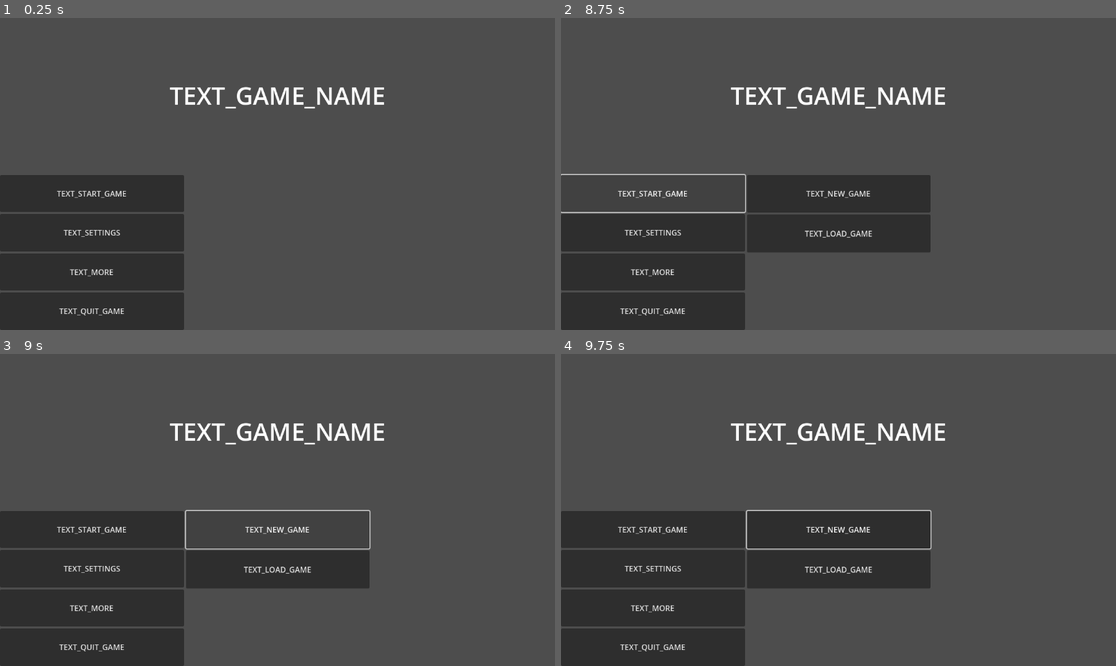
Above: before the commit, frames 1-4 (two rows, left to right).
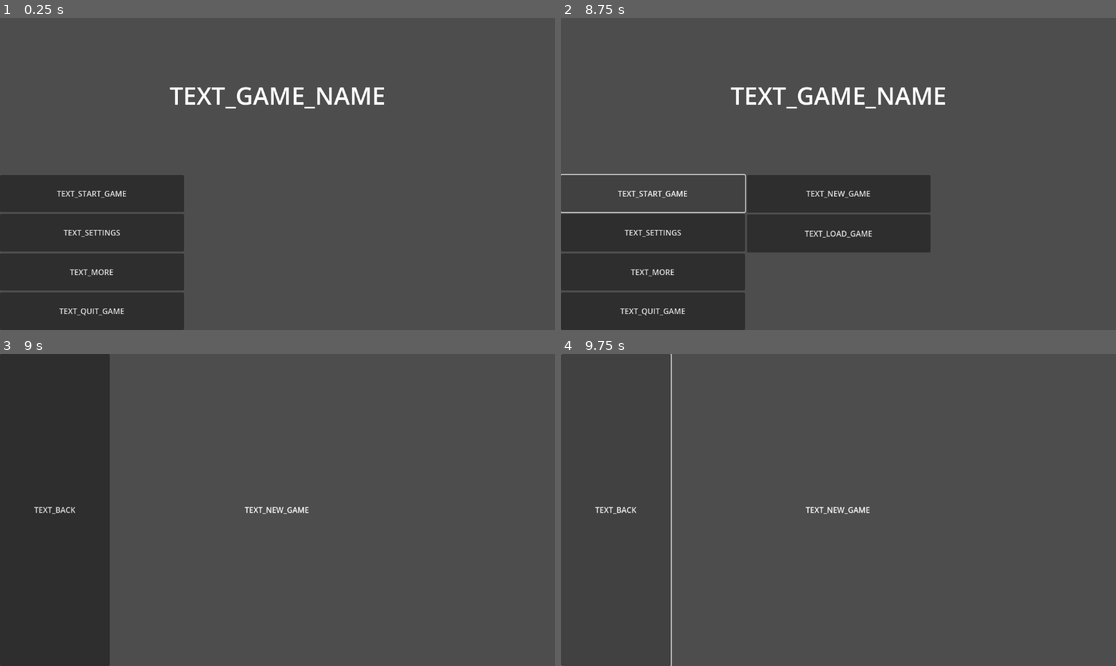
Above: after the commit, the same moments.

Repository: Neutron12138/Game-Framework-old
Game: Godot game, scene res://interfaces/blank.tscn
Two runs of this game, one before a commit and one after it. Both use one fixed random seed, a clock stepped at 60 frames per second and the inputs below.
Inputs (mouse positions are in pixels of both pictures, inside the frame that each line leads up to):
- Up to frame 1 (0.25 s): no input
- Up to frame 2 (8.75 s): click "TEXT_SETTINGS" at 0.5 s; click "TEXT_BACK" at 1.25 s; click "TEXT_START_GAME" at 2 s; click "TEXT_START_GAME" at 2.75 s; click "TEXT_MORE" at 3.5 s; click "TEXT_ABOUT" at 4.25 s; click "TEXT_BACK" at 5 s; click "TEXT_MORE" at 5.75 s; click "TEXT_MODS" at 6.5 s; click "TEXT_MODS" at 7.25 s; click "TEXT_START_GAME" at 8 s
- Up to frame 3 (9 s): click "TEXT_NEW_GAME" at 8.75 s
- Up to frame 4 (9.75 s): click (616, 510) at 9.5 s, where only the run after the commit has a clickable "TEXT_BACK"

Frames 1-2 are identical in both runs. In frame 3, 22% of the frame differs, in the area x 0-70%, y 0-100%; in frame 4, 16%.

Commit message:
Add files via upload

Diff:
--- a/global/constants.gd
+++ b/global/constants.gd
@@ -1,4 +1,25 @@
 class_name Constants
 extends RefCounted
 
+
+
+const GAME_VERSION : Dictionary = {
+	"major" : 0,
+	"minor" : 0,
+	"revision" : 0,
+	"status" : "",
+	"hex" : 0x000000,
+	"string" : "0.0.0"
+}
+const GAME_FRAMEWORK_VERSION : Dictionary = {
+	"major" : 0,
+	"minor" : 0,
+	"revision" : 0,
+	"status" : "",
+	"hex" : 0x000000,
+	"string" : "0.0.0"
+}
+
+
+
 const GAME_FRAMEWORK_LICENSE_PATH : String = "res://assets/GAME_FRAMEWORK_LICENSE.txt"
--- a/global/main.gd
+++ b/global/main.gd
@@ -3,15 +3,9 @@
 
 
 
-static var main : Main = null
 static var global_data : Dictionary = {}
 var mod_initializers : Array[Object] = []
 var configuration : Configuration = null
-
-
-
-func _init() -> void:
-	main = self
 
 
 
--- a/global/resources.gd
+++ b/global/resources.gd
@@ -6,6 +6,7 @@
 const SettingsInterface : PackedScene = preload("res://interfaces/user_interfaces/settings_interface.tscn")
 const Settings : PackedScene = preload("res://interfaces/user_interfaces/settings.tscn")
 const About : PackedScene = preload("res://interfaces/user_interfaces/about.tscn")
+const NewGame : PackedScene = preload("res://interfaces/user_interfaces/new_game.tscn")
 
 const ValueSetter : PackedScene = preload("res://interfaces/value_setters/value_setter.tscn")
 const Vector2ValueSetter : PackedScene = preload("res://interfaces/value_setters/vector2_value_setter.tscn")
--- a/interfaces/user_interfaces/about.gd
+++ b/interfaces/user_interfaces/about.gd
@@ -31,7 +31,7 @@
 
 
 
-func _on_back_pressed() -> void:
+func _on_header_back_request() -> void:
 	SceneTreeUtilities.temp_scene_back(self)
 
 
--- a/interfaces/user_interfaces/about.tscn
+++ b/interfaces/user_interfaces/about.tscn
@@ -1,7 +1,7 @@
 [gd_scene load_steps=3 format=3 uid="uid://ddrgx43yjyb3"]
 
 [ext_resource type="Script" path="res://interfaces/user_interfaces/about.gd" id="1_i8lim"]
-[ext_resource type="PackedScene" uid="uid://bnabgu0s2d4da" path="res://interfaces/blank.tscn" id="1_ny315"]
+[ext_resource type="PackedScene" uid="uid://b2uhanojuhssd" path="res://interfaces/widgets/header.tscn" id="2_qvl3l"]
 
 [node name="About" type="VBoxContainer"]
 anchors_preset = 15
@@ -11,27 +11,9 @@
 grow_vertical = 2
 script = ExtResource("1_i8lim")
 
-[node name="HBoxContainer" type="HBoxContainer" parent="."]
+[node name="Header" parent="." instance=ExtResource("2_qvl3l")]
 layout_mode = 2
-size_flags_vertical = 3
-
-[node name="back" type="Button" parent="HBoxContainer"]
-layout_mode = 2
-size_flags_horizontal = 3
-text = "TEXT_BACK"
-
-[node name="Label" type="Label" parent="HBoxContainer"]
-layout_mode = 2
-size_flags_horizontal = 3
-size_flags_vertical = 1
-size_flags_stretch_ratio = 3.0
-text = "TEXT_ABOUT"
-horizontal_alignment = 1
-vertical_alignment = 1
-
-[node name="Blank" parent="HBoxContainer" instance=ExtResource("1_ny315")]
-layout_mode = 2
-size_flags_horizontal = 3
+title = "TEXT_ABOUT"
 
 [node name="options" type="OptionButton" parent="."]
 layout_mode = 2
@@ -53,5 +35,5 @@
 size_flags_horizontal = 3
 size_flags_vertical = 3
 
-[connection signal="pressed" from="HBoxContainer/back" to="." method="_on_back_pressed"]
+[connection signal="back_request" from="Header" to="." method="_on_header_back_request"]
 [connection signal="item_selected" from="options" to="." method="_on_options_item_selected"]
--- /dev/null
+++ b/interfaces/user_interfaces/new_game.gd
@@ -0,0 +1,5 @@
+extends VBoxContainer
+
+
+
+@export var previous_scene : Node = null
--- /dev/null
+++ b/interfaces/user_interfaces/new_game.tscn
@@ -0,0 +1,16 @@
+[gd_scene load_steps=3 format=3 uid="uid://daeuo2oob0pv1"]
+
+[ext_resource type="Script" path="res://interfaces/user_interfaces/new_game.gd" id="1_cl7nu"]
+[ext_resource type="PackedScene" uid="uid://b2uhanojuhssd" path="res://interfaces/widgets/header.tscn" id="2_fqbxw"]
+
+[node name="NewGame" type="VBoxContainer"]
+anchors_preset = 15
+anchor_right = 1.0
+anchor_bottom = 1.0
+grow_horizontal = 2
+grow_vertical = 2
+script = ExtResource("1_cl7nu")
+
+[node name="Header" parent="." instance=ExtResource("2_fqbxw")]
+layout_mode = 2
+title = "TEXT_NEW_GAME"
--- a/interfaces/user_interfaces/settings_interface.gd
+++ b/interfaces/user_interfaces/settings_interface.gd
@@ -34,7 +34,7 @@
 
 
 
-func _on_back_pressed() -> void:
+func _on_header_back_request() -> void:
 	SceneTreeUtilities.temp_scene_back(self)
 
 
--- a/interfaces/user_interfaces/settings_interface.tscn
+++ b/interfaces/user_interfaces/settings_interface.tscn
@@ -1,7 +1,7 @@
 [gd_scene load_steps=4 format=3 uid="uid://b5i3kst7shrd2"]
 
 [ext_resource type="Script" path="res://interfaces/user_interfaces/settings_interface.gd" id="1_0acah"]
-[ext_resource type="PackedScene" uid="uid://bnabgu0s2d4da" path="res://interfaces/blank.tscn" id="2_k658j"]
+[ext_resource type="PackedScene" uid="uid://b2uhanojuhssd" path="res://interfaces/widgets/header.tscn" id="2_13sxb"]
 [ext_resource type="PackedScene" uid="uid://dta0kmj3jy7n3" path="res://interfaces/user_interfaces/settings.tscn" id="3_4mlrv"]
 
 [node name="SettingsInterface" type="VBoxContainer"]
@@ -9,33 +9,15 @@
 offset_bottom = 648.0
 script = ExtResource("1_0acah")
 
-[node name="HBoxContainer" type="HBoxContainer" parent="."]
+[node name="Header" parent="." instance=ExtResource("2_13sxb")]
 layout_mode = 2
-size_flags_vertical = 3
-
-[node name="back" type="Button" parent="HBoxContainer"]
-layout_mode = 2
-size_flags_horizontal = 3
-text = "TEXT_BACK"
-
-[node name="Label" type="Label" parent="HBoxContainer"]
-layout_mode = 2
-size_flags_horizontal = 3
-size_flags_vertical = 1
-size_flags_stretch_ratio = 3.0
-text = "TEXT_SETTINGS"
-horizontal_alignment = 1
-vertical_alignment = 1
-
-[node name="Blank" parent="HBoxContainer" instance=ExtResource("2_k658j")]
-layout_mode = 2
-size_flags_horizontal = 3
+title = "TEXT_SETTINGS"
 
 [node name="settings" parent="." instance=ExtResource("3_4mlrv")]
 layout_mode = 2
 size_flags_stretch_ratio = 9.0
 
-[connection signal="pressed" from="HBoxContainer/back" to="." method="_on_back_pressed"]
+[connection signal="back_request" from="Header" to="." method="_on_header_back_request"]
 [connection signal="applied" from="settings" to="." method="_on_settings_applied"]
 [connection signal="canceled" from="settings" to="." method="_on_settings_canceled"]
 [connection signal="confirmed" from="settings" to="." method="_on_settings_confirmed"]
--- a/interfaces/user_interfaces/start_menu.gd
+++ b/interfaces/user_interfaces/start_menu.gd
@@ -21,7 +21,6 @@
 func _on_settings_pressed() -> void:
 	start_game.hide()
 	more.hide()
-
 	SceneTreeUtilities.change_to_temp_scene(Resources.SettingsInterface.instantiate())
 
 
@@ -36,7 +35,9 @@
 
 
 func _on_new_pressed() -> void:
-	pass
+	start_game.hide()
+	more.hide()
+	SceneTreeUtilities.change_to_temp_scene(Resources.NewGame.instantiate())
 
 
 func _on_load_pressed() -> void:
@@ -54,5 +55,4 @@
 func _on_about_pressed() -> void:
 	start_game.hide()
 	more.hide()
-
 	SceneTreeUtilities.change_to_temp_scene(Resources.About.instantiate())
--- /dev/null
+++ b/interfaces/widgets/header.gd
@@ -0,0 +1,20 @@
+extends HBoxContainer
+
+
+
+signal back_request
+
+
+
+@export var title : String = ""
+@onready var label : Label = $label
+
+
+
+func _ready() -> void:
+	label.text = title
+
+
+
+func _on_back_pressed() -> void:
+	back_request.emit()
--- /dev/null
+++ b/interfaces/widgets/header.tscn
@@ -0,0 +1,28 @@
+[gd_scene load_steps=3 format=3 uid="uid://b2uhanojuhssd"]
+
+[ext_resource type="Script" path="res://interfaces/widgets/header.gd" id="1_8xgxv"]
+[ext_resource type="PackedScene" uid="uid://bnabgu0s2d4da" path="res://interfaces/blank.tscn" id="1_a1rex"]
+
+[node name="Header" type="HBoxContainer"]
+offset_right = 1152.0
+offset_bottom = 40.0
+size_flags_vertical = 3
+script = ExtResource("1_8xgxv")
+
+[node name="back" type="Button" parent="."]
+layout_mode = 2
+size_flags_horizontal = 3
+text = "TEXT_BACK"
+
+[node name="label" type="Label" parent="."]
+layout_mode = 2
+size_flags_horizontal = 3
+size_flags_stretch_ratio = 3.0
+horizontal_alignment = 1
+vertical_alignment = 1
+
+[node name="Blank" parent="." instance=ExtResource("1_a1rex")]
+layout_mode = 2
+size_flags_horizontal = 3
+
+[connection signal="pressed" from="back" to="." method="_on_back_pressed"]
Not shown, changed: export_presets.cfg
